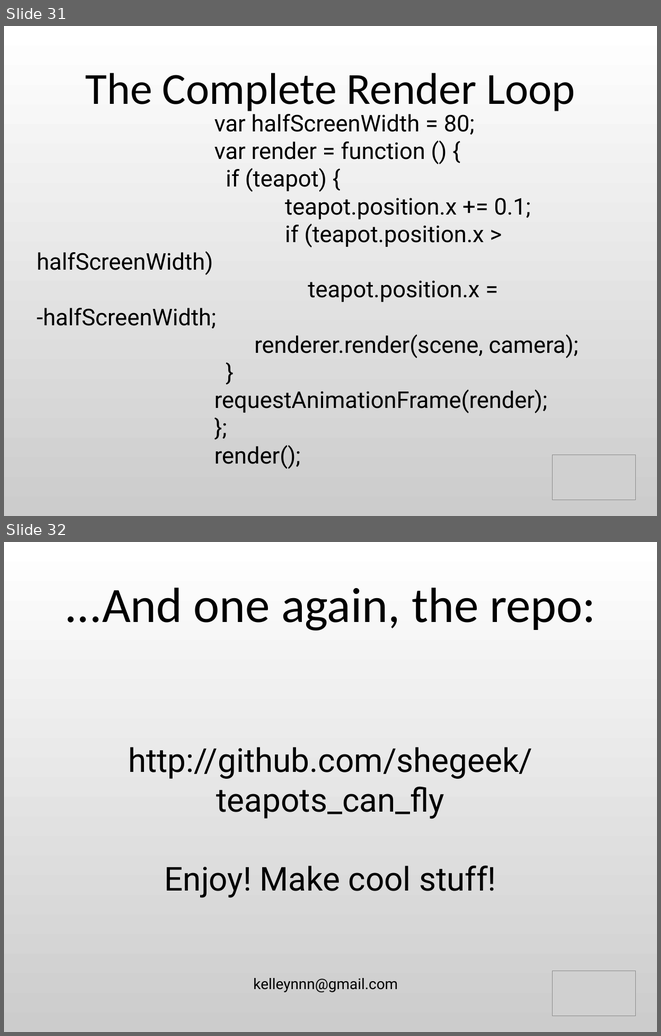
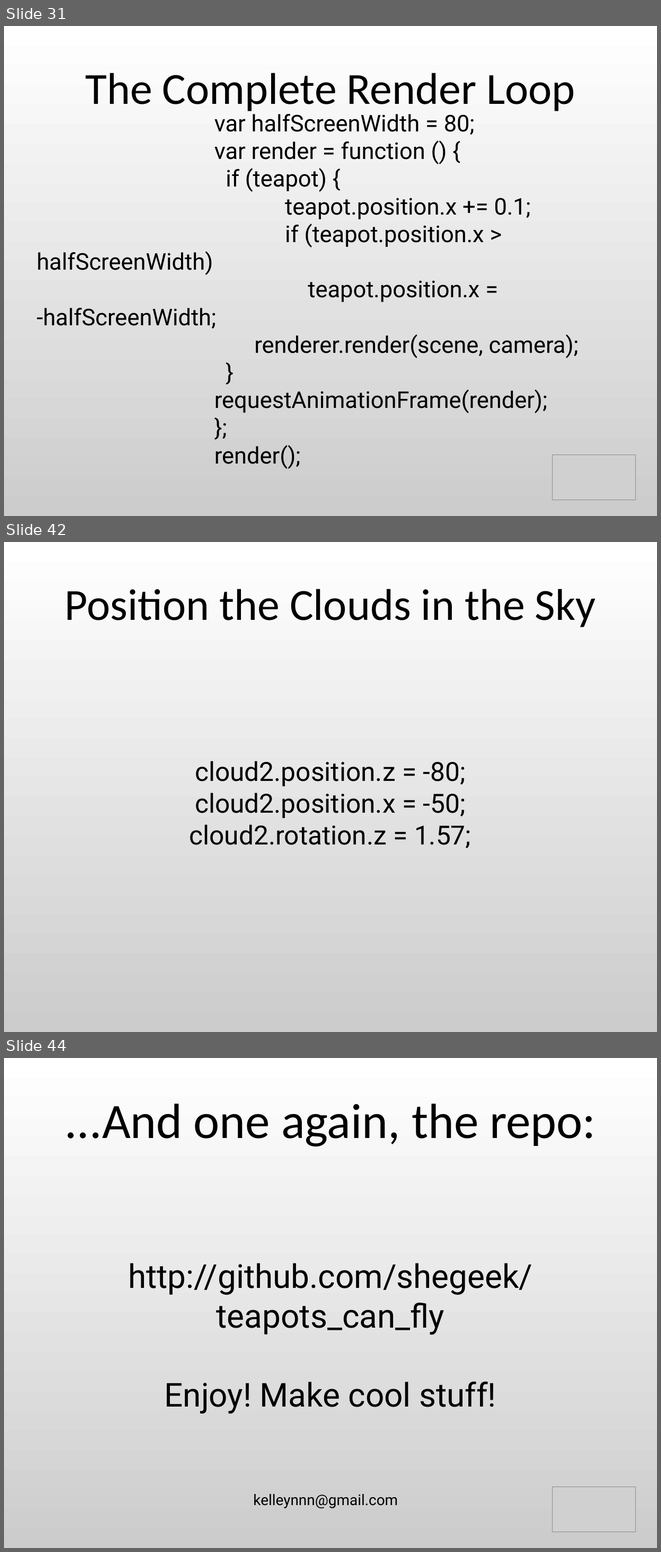
Before and after one commit to shegeek/teapots_can_fly, a slide deck: slides/teapots_can_fly-slides.odp. Shown one above the other, each under a label of ours: slides 31 and 32 before the commit, slides 31, 42 and 44 after it; the slides between them are not shown. The pictures are 661x1036 and 661x1552 pixels, drawn with LibreOffice and Linux fonts; fonts in the diff are those of the drawing; grey boxes stand for pictures. Boxes give left, top, right and bottom in pixels: in the first picture for what was removed or moved away, otherwise in the second. Text is boxed around its words. In the diff, an @@ line names an element or a change of style, - is before the commit and + after.

```diff
--- a/slides/teapots_can_fly-slides.odp
+++ b/slides/teapots_can_fly-slides.odp
@@ slide 42 added at box(4, 542, 657, 1032), background gradient #FFFFFF to #CCCCCC @@
@@ title added at box(65, 589, 595, 627), 54 pt, text #000000 @@
+Position the Clouds in the Sky
@@ subtitle added at box(190, 761, 471, 848), 32 pt, text #000000 @@
+cloud2.position.z = -80;
+cloud2.position.x = -50;
+cloud2.rotation.z = 1.57;
@@ what was slide 32 is now slide 44 @@
```
Also in this commit, not shown: 12 other slides added, 7 other files.
